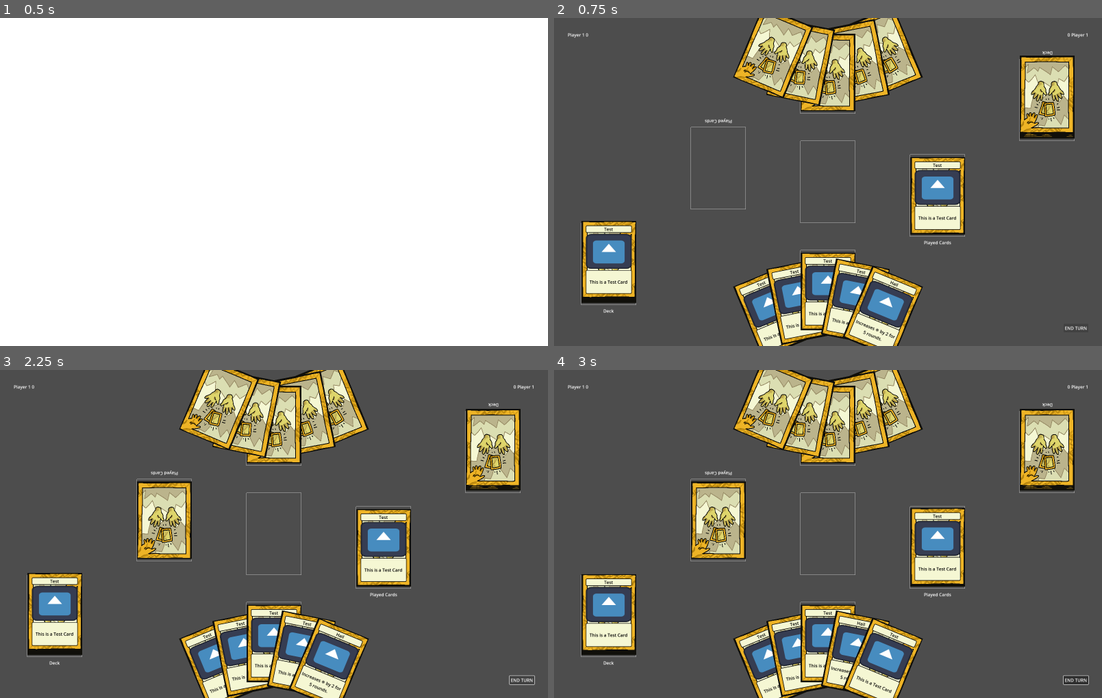
Above: before the commit, frames 1-4 (two rows, left to right).
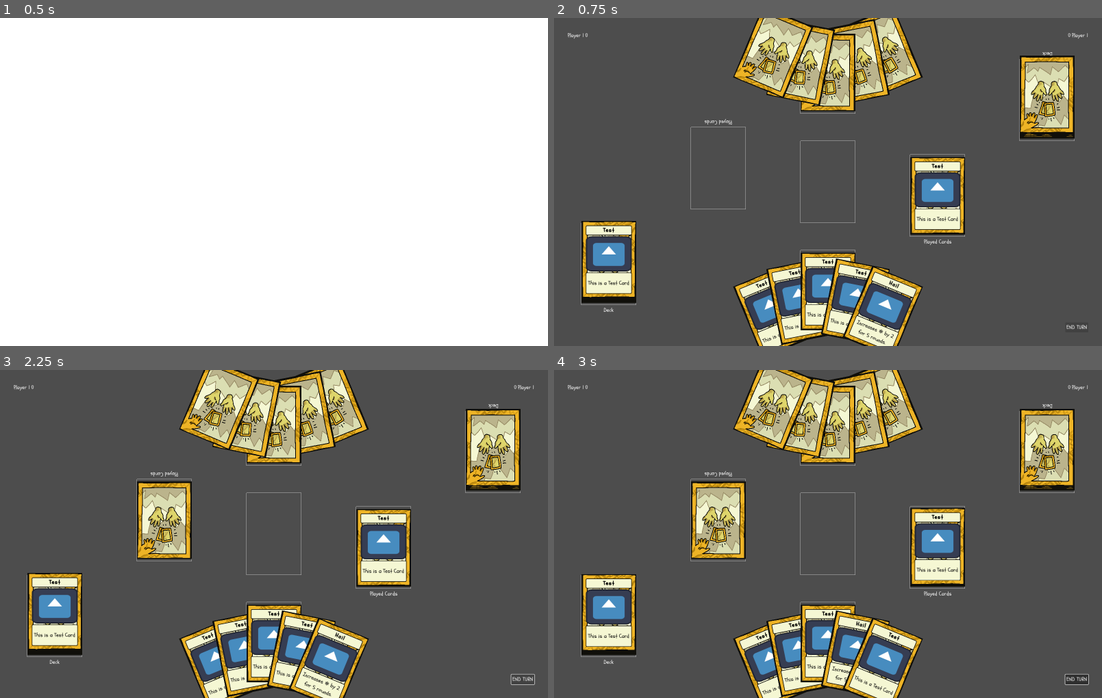
Above: after the commit, the same moments.

Repository: team-fow/hackathon
Game: Godot game, scene res://scenes/game/game.tscn
Two runs of this game, one before a commit and one after it. Both use one fixed random seed, a clock stepped at 60 frames per second and the inputs below. The engine's default icon, where the game draws it, is replaced by a stand-in: a white triangle on a blue panel in a dark square.
Inputs (mouse positions are in pixels of both pictures, inside the frame that each line leads up to):
- Up to frame 1 (0.5 s): no input
- Up to frame 2 (0.75 s): click "END TURN" at 0.5 s
- Up to frame 3 (2.25 s): click "END TURN" at 1.25 s; click "END TURN" at 2 s
- Up to frame 4 (3 s): tap Enter at 2.75 s; drag from (773, 665) to (882, 461) at 2.77 s

Frame 1 is identical in both runs. In frame 2, 2.9% of the frame differs, in the area x 2-98%, y 4-100%; in frame 3, 2.9%; in frame 4, 3.0%.

Commit message:
fontttssss

Diff:
--- /dev/null
+++ b/assets/ui/schoolbell_bold.tres
@@ -0,0 +1,8 @@
+[gd_resource type="FontVariation" load_steps=2 format=3 uid="uid://ddrjae0a7mson"]
+
+[ext_resource type="FontFile" uid="uid://btxf8skp1a0e5" path="res://assets/ui/schoolbell.ttf" id="1_ppn54"]
+
+[resource]
+base_font = ExtResource("1_ppn54")
+variation_embolden = 1.0
+spacing_glyph = 2
--- a/assets/ui/theme.tres
+++ b/assets/ui/theme.tres
@@ -1,6 +1,12 @@
-[gd_resource type="Theme" load_steps=2 format=3 uid="uid://bvgd2wroq4sh7"]
+[gd_resource type="Theme" load_steps=4 format=3 uid="uid://bvgd2wroq4sh7"]
+
+[ext_resource type="FontFile" uid="uid://btxf8skp1a0e5" path="res://assets/ui/schoolbell.ttf" id="1_76gbu"]
 
 [sub_resource type="StyleBoxFlat" id="StyleBoxFlat_w0q3w"]
+content_margin_left = 4.0
+content_margin_top = 4.0
+content_margin_right = 4.0
+content_margin_bottom = 4.0
 bg_color = Color(0.960784, 0.968627, 0.827451, 1)
 border_width_left = 2
 border_width_top = 2
@@ -12,8 +18,12 @@
 corner_radius_bottom_right = 4
 corner_radius_bottom_left = 4
 
+[sub_resource type="FontVariation" id="FontVariation_bcpjc"]
+base_font = ExtResource("1_76gbu")
+
 [resource]
-default_font_size = 16
+default_font = SubResource("FontVariation_bcpjc")
+default_font_size = 20
 CardLabel/base_type = &"Label"
 CardLabel/colors/font_color = Color(0, 0, 0, 1)
 CardLabel/styles/normal = SubResource("StyleBoxFlat_w0q3w")
--- a/scenes/card/card.tscn
+++ b/scenes/card/card.tscn
@@ -1,7 +1,8 @@
-[gd_scene load_steps=3 format=3 uid="uid://k7ws2r7woadr"]
+[gd_scene load_steps=4 format=3 uid="uid://k7ws2r7woadr"]
 
 [ext_resource type="Script" path="res://scenes/card/card.gd" id="1_51ywa"]
 [ext_resource type="Texture2D" uid="uid://bcyws5g745xvt" path="res://assets/card/backgrounds/sample.png" id="2_oeu5x"]
+[ext_resource type="FontVariation" uid="uid://ddrjae0a7mson" path="res://assets/ui/schoolbell_bold.tres" id="3_axucj"]
 
 [node name="Card" type="Control"]
 layout_mode = 3
@@ -47,6 +48,7 @@
 layout_mode = 2
 size_flags_vertical = 6
 theme_type_variation = &"CardLabel"
+theme_override_fonts/font = ExtResource("3_axucj")
 horizontal_alignment = 1
 
 [node name="Art" type="TextureRect" parent="Panel/Margins/VBox"]
Binary file added: assets/ui/schoolbell.ttf
Not shown, added: assets/ui/schoolbell.ttf.import
